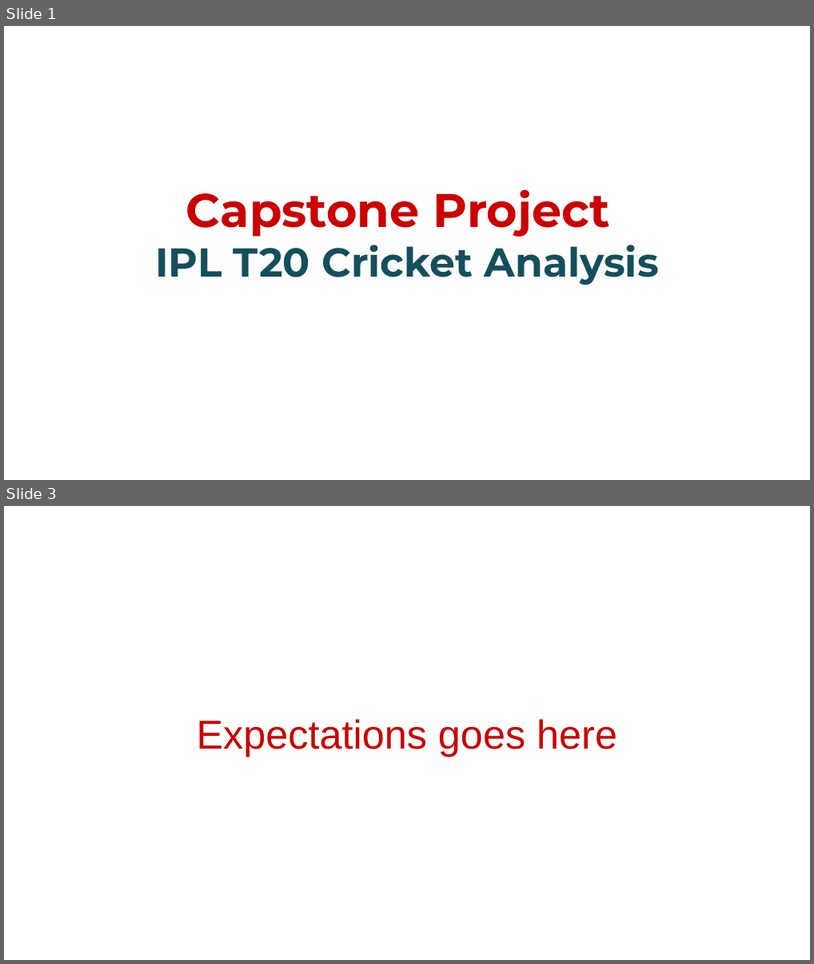
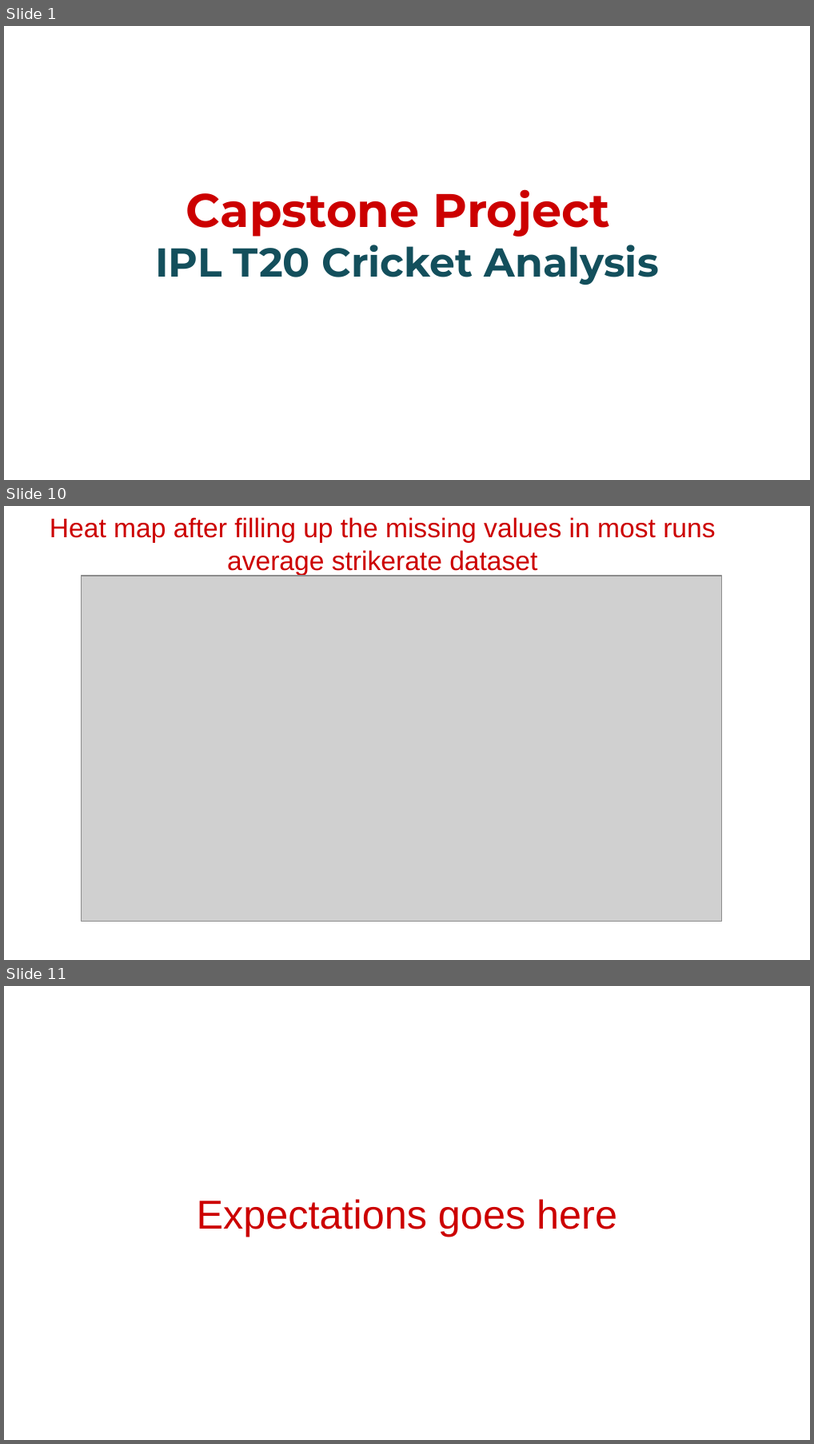
Before and after one commit to Pradip240/IPL-T20-Cricket-Analysis, a slide deck: CapstoneProjectPresentation.pptx. Shown one above the other, each under a label of ours: slides 1 and 3 before the commit, slides 1, 10 and 11 after it; the slides between them are not shown. The pictures are 814x964 and 814x1444 pixels, drawn with LibreOffice and Linux fonts; fonts in the diff are those of the drawing; grey boxes stand for pictures; background and template pictures are left out. Boxes give left, top, right and bottom in pixels: in the first picture for what was removed or moved away, otherwise in the second. Text is boxed around its words. In the diff, an @@ line names an element or a change of style, - is before the commit and + after.

```diff
--- a/CapstoneProjectPresentation.pptx
+++ b/CapstoneProjectPresentation.pptx
@@ slide 10 added at (4,506,810,960), background #FFFFFF @@
@@ title added at (50,517,715,576), 24 pt, text #CC0000 @@
+Heat map after filling up the missing values in most runs average strikerate dataset
@@ picture added at (82,576,722,920) @@
@@ what was slide 3 is now slide 11 @@
```
Also in this commit, not shown: 1 slide changed, 8 other slides added, 1 slide removed.
